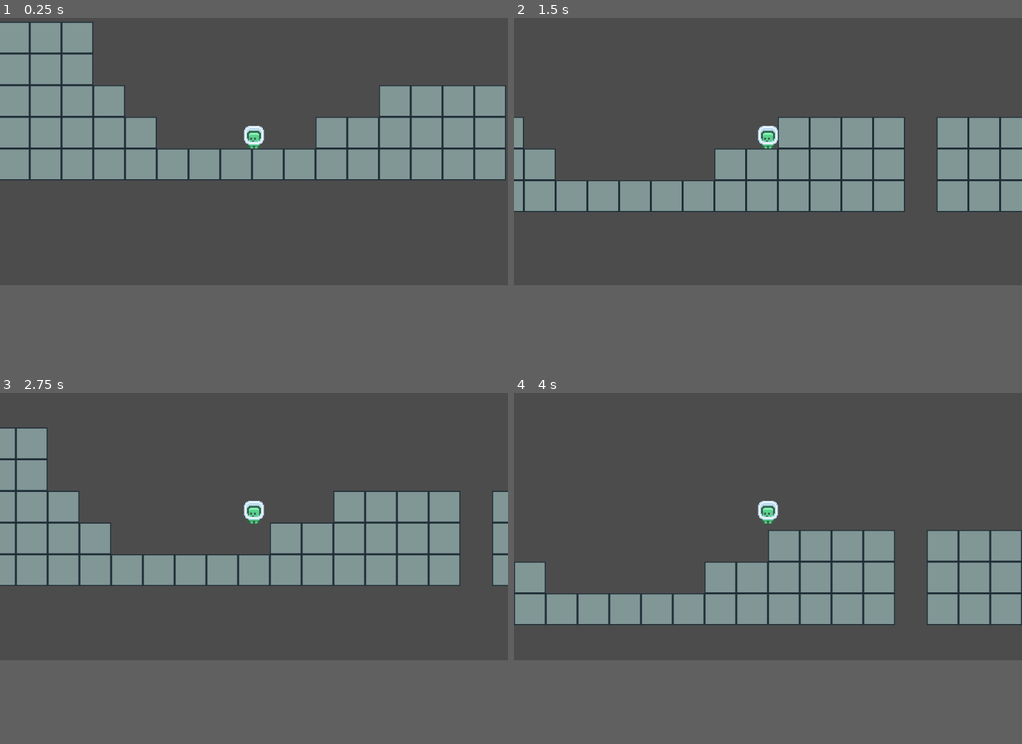
Above: before the commit, frames 1-4 (two rows, left to right).
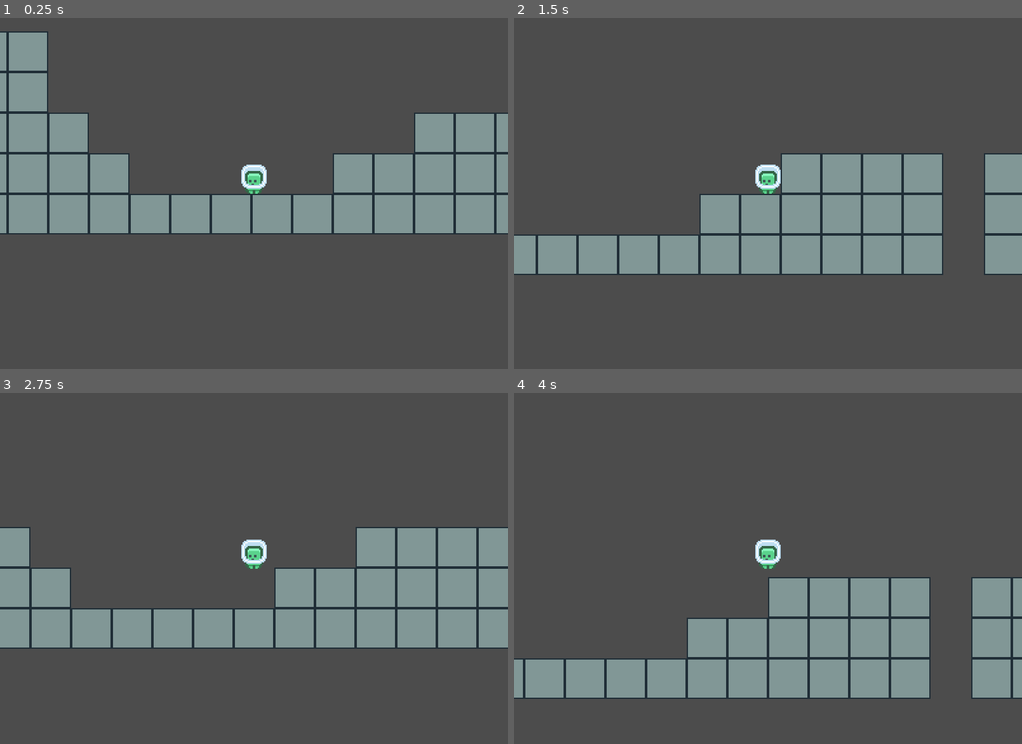
Above: after the commit, the same moments.

Repository: EncryptedCow/AGJ22
Game: Godot game, scene res://levels/test_level.tscn
Same seed, same stepped clock (60 frames per second), same inputs: the game is played once before the commit and once after it.
Inputs:
- Up to frame 1 (0.25 s): no input
- Up to frame 2 (1.5 s): tap Enter at 0.5 s; hold D (move_right) from 0.53 s (still down); tap W (jump) at 0.77 s
- Up to frame 3 (2.75 s): tap W (jump) at 1.52 s; release D (move_right) at 2.03 s; hold A (move_left) from 2.03 s (still down)
- Up to frame 4 (4 s): release A (move_left) at 2.78 s; hold D (move_right) from 2.78 s (still down); tap W (jump) at 3.02, 3.77 s
In our replay, the window is 800x468 before the commit and 800x600 after it. These sizes can differ from the game's own. Grey fills any space a smaller window leaves; there, only what the larger window draws over its background counts as a difference.

The runs differ from the first frame. In frame 1, 29% of the frame differs, in the area x 0-100%, y 1-62%; in frame 2, 29%; in frame 3, 31%; in frame 4, 31%, in the area x 0-100%, y 30-88%.

Commit message:
Initial block out phase
Layouts added

Diff:
--- a/project.godot
+++ b/project.godot
@@ -13,6 +13,20 @@
 config/name="AGJ22"
 run/main_scene="res://levels/test_level.tscn"
 config/icon="res://icon.png"
+
+[autoload]
+
+Music="*res://scripts/music.gd"
+
+[debug]
+
+gdscript/warnings/unused_argument=false
+gdscript/warnings/unused_signal=false
+gdscript/warnings/return_value_discarded=false
+
+[display]
+
+window/size/width=800
 
 [gui]
 
@@ -63,6 +77,11 @@
  ]
 }
 
+[layer_names]
+
+2d_physics/layer_1="World"
+2d_physics/layer_2="Player"
+
 [physics]
 
 common/enable_pause_aware_picking=true
